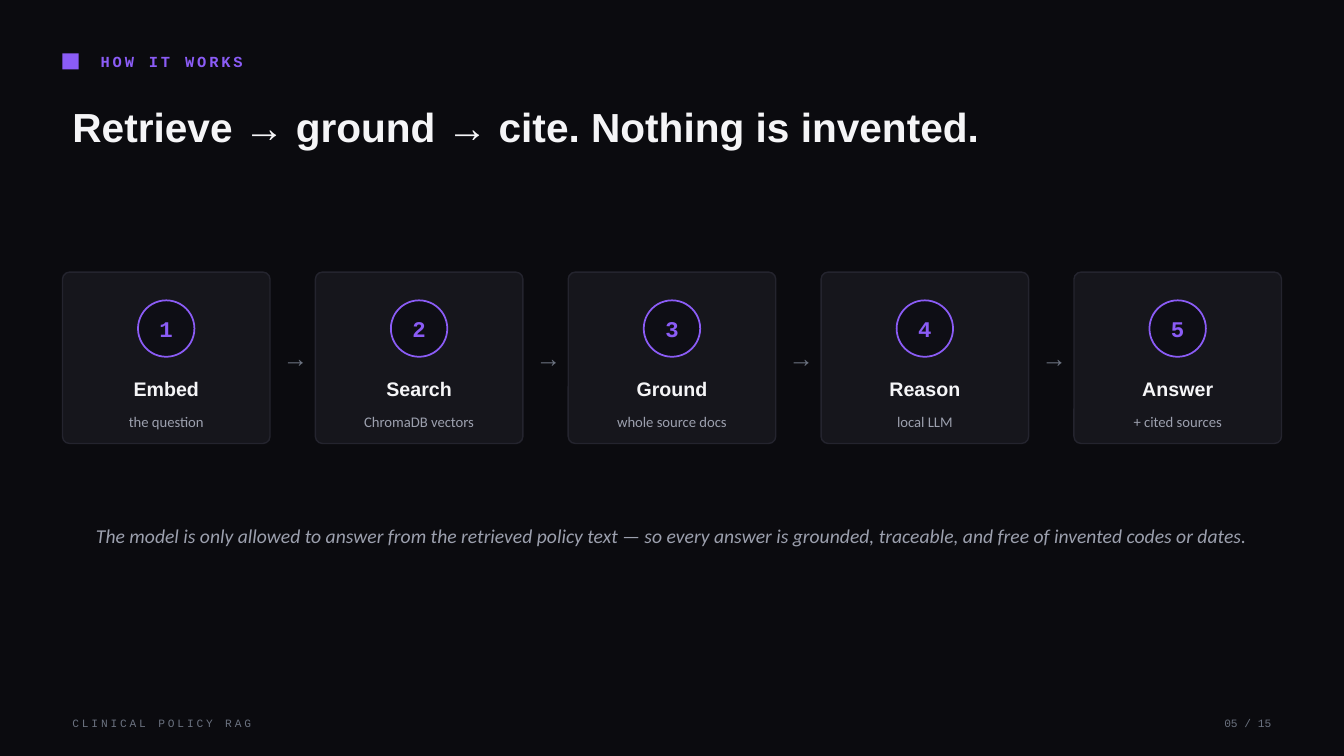
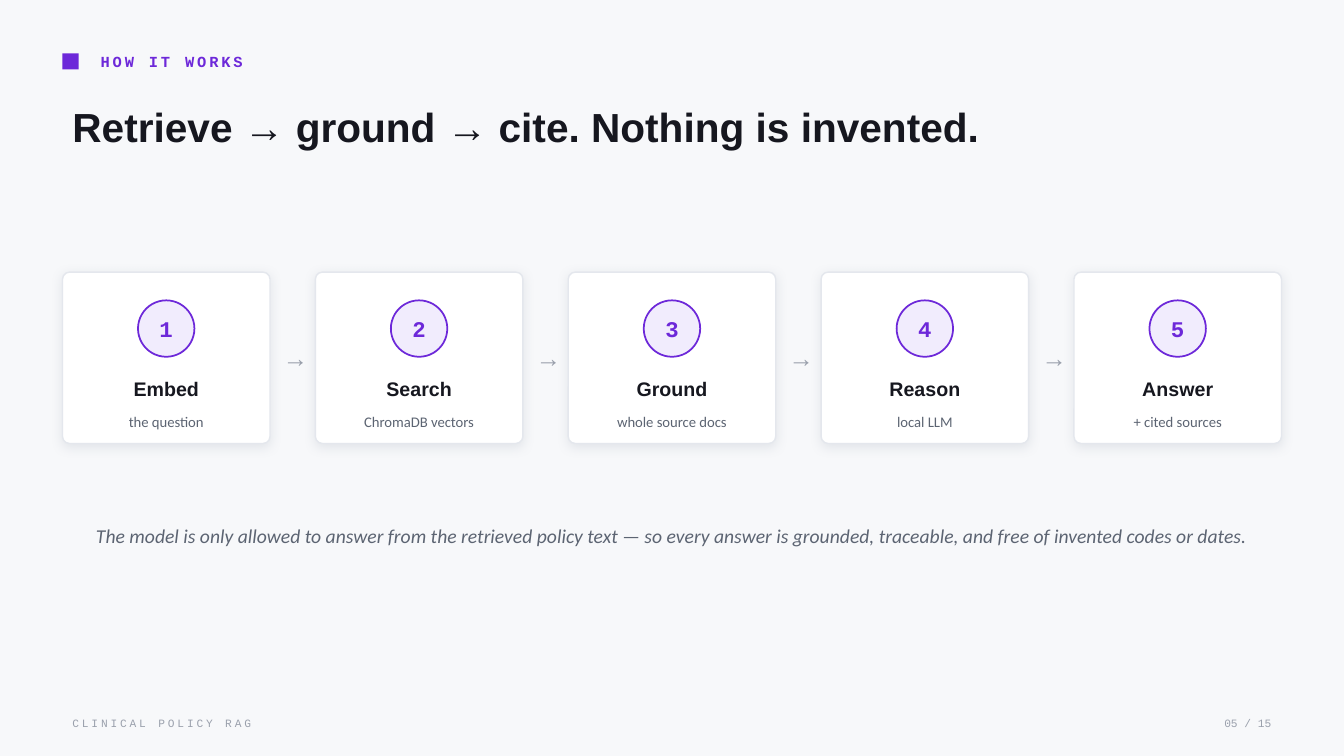
Before and after one commit to Iyman-Ahmed/clinical-rag-poc, a slide deck: slide 5 of presentation/Clinical_Policy_RAG.pptx. Drawn at 1344x756 pixels with LibreOffice and Linux fonts; fonts in the diff are those of the drawing. Boxes give left, top, right and bottom in pixels: in the first picture for what was removed or moved away, otherwise in the second. Text is boxed around its words. In the diff, an @@ line names an element or a change of style, - is before the commit and + after.

```diff
--- a/presentation/Clinical_Policy_RAG.pptx
+++ b/presentation/Clinical_Policy_RAG.pptx
@@ background #0B0B0F to #F7F8FA @@
@@ rectangle at (63, 53, 79, 70): fill #8B5CF6 to #6D28D9 @@
@@ text colour #6B7280 to #9AA0AC in 6 elements at (72, 719, 251, 727), (1224, 720, 1271, 727), (273, 272, 314, 444), (526, 272, 567, 444), (779, 272, 820, 444), (1031, 272, 1072, 444) @@
@@ fill #16161C to #FFFFFF; outline #24242E 1 pt to #E4E7ED 1 pt; shadow on in 5 elements at (63, 272, 270, 444), (316, 272, 523, 444), (569, 272, 776, 444), (822, 272, 1029, 444), (1074, 272, 1281, 444) @@
@@ text colour #8B5CF6 to #6D28D9 in 6 elements at (101, 56, 242, 67), (159, 322, 172, 337), (412, 322, 425, 337), (665, 322, 678, 338), (918, 322, 931, 337), (1171, 322, 1184, 337) @@
@@ fill #0E0E15 to #F1ECFD; outline #8B5CF6 1.25 pt to #6D28D9 1.25 pt in 5 elements at (138, 300, 195, 357), (391, 300, 448, 357), (644, 300, 701, 357), (897, 300, 954, 357), (1149, 300, 1206, 357) @@
@@ text colour #F5F5F7 to #16171F in 6 elements at (72, 112, 979, 150), (134, 381, 199, 397), (386, 381, 451, 397), (637, 381, 708, 397), (889, 382, 960, 397), (1142, 382, 1213, 397) @@
@@ text colour #9CA0AE to #5C6472 in 6 elements at (129, 417, 204, 430), (364, 417, 474, 427), (617, 417, 726, 427), (897, 417, 953, 427), (1144, 417, 1222, 427), (96, 529, 1246, 547) @@
```
Also in this commit, not shown: 14 other slides changed, 1 other file.
